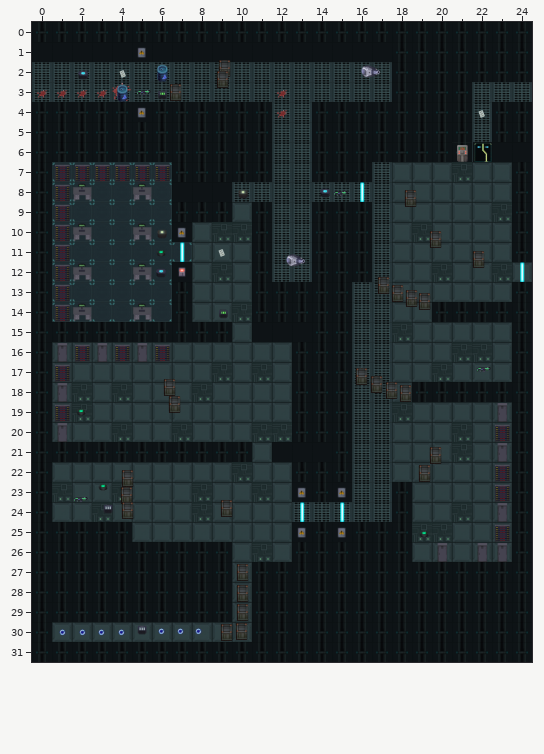
A Tiled map (JSON) gets an edit: assets/maps/Level4.json. That is the earlier state.
Cells are 111x111 px. Shown: x 0..24, y 0..31.
New version:
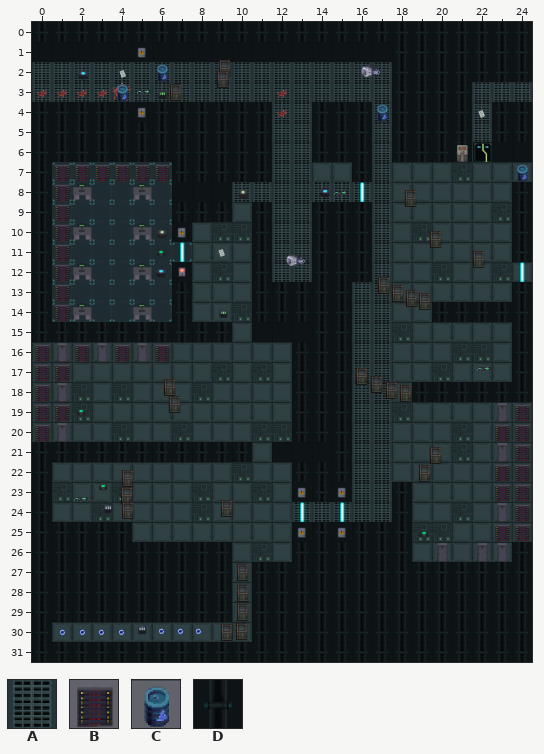
Key: from "Tilemap2": A 3, B 7, C 9, D 14.
_ is an empty cell, # one hidden under a higher layer, . an unchanged one.
The exact change:
--- layer "floor"
@@ x 17..17 @@
- 4 #
- 5 #
- 6 #
+ 4 A
+ 5 A
+ 6 A
--- layer "wall"
@@ x 14..24 @@
- 4 ...D.......
- 5 ...D.......
- 6 ...D.......
- 7 DD........D
+ 4 ..._.......
+ 5 ..._.......
+ 6 ..._.......
+ 7 __........_
@@ x 0..24 @@
-16 D........................
-17 D........................
-18 D........................
-19 D.......................D
-20 D.......................D
-21 ........................D
-22 ........................D
-23 ........................D
-24 ........................D
-25 ........................D
+16 _........................
+17 _........................
+18 _........................
+19 _.......................B
+20 _.......................B
+21 ........................B
+22 ........................B
+23 ........................B
+24 ........................B
+25 ........................B
--- layer "objects"
@@ x 17..17 @@
- 4 _
+ 4 C
@@ x 24..24 @@
- 7 _
+ 7 C
@@ x 0..0 @@
-16 _
-17 _
-18 _
-19 _
-20 _
+16 B
+17 B
+18 B
+19 B
+20 B
Changed places in both pictures, as pixel boxes (x1, y1, x2, y2):
changed: (372, 102, 392, 162)
removed: (312, 162, 352, 182)
changed: (512, 162, 532, 182)
changed: (32, 342, 52, 442)
changed: (512, 402, 532, 542)
